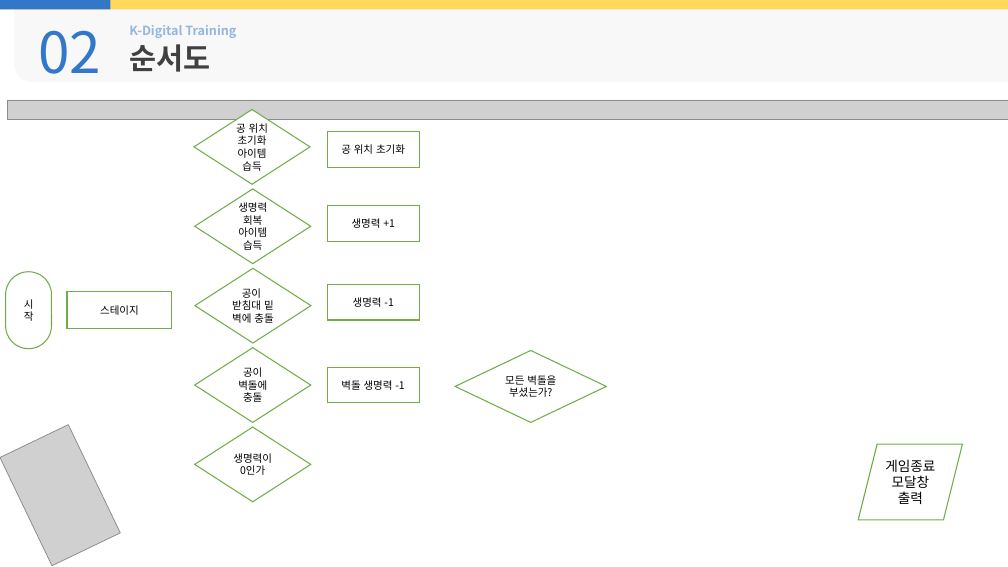
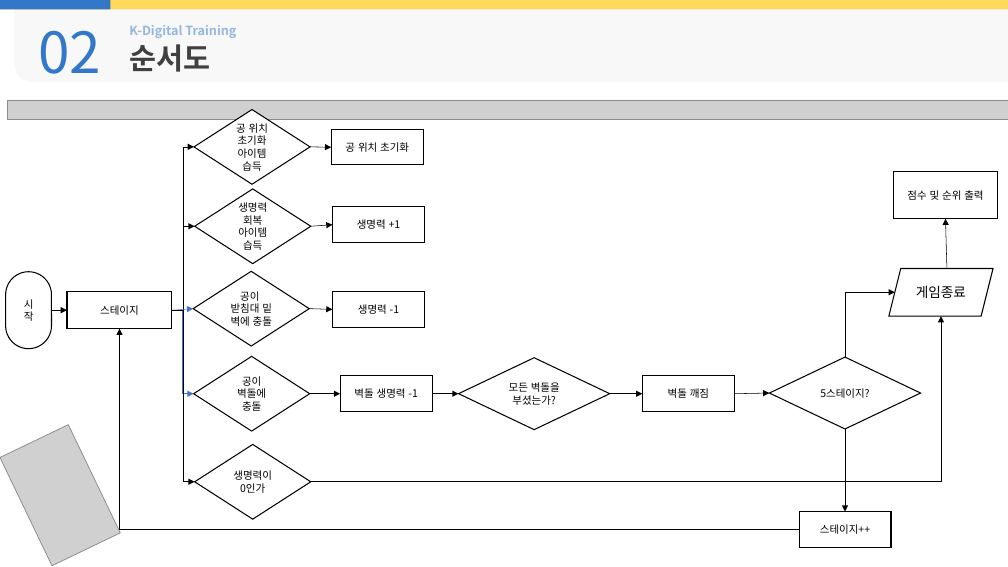
Before and after one commit to rudIsland/KDT_Project_1, a slide deck: slide 5 of 보고서/PPT/결과보고서_6조(벽돌깨기게임).pptx. Drawn at 1008x567 pixels with LibreOffice and Linux fonts; fonts in the diff are those of the drawing; grey boxes stand for pictures; background and template pictures are left out. Boxes give left, top, right and bottom in pixels: in the first picture for what was removed or moved away, otherwise in the second. Text is boxed around its words. In the diff, an @@ line names an element or a change of style, - is before the commit and + after.

Commit message:
ppt 1차 완성
순서도 및 게임화면사진 수정

```diff
--- a/보고서/PPT/결과보고서_6조(벽돌깨기게임).pptx
+++ b/보고서/PPT/결과보고서_6조(벽돌깨기게임).pptx
@@ elbow arrow added from (172, 310) to (194, 147), #000000 0.5 pt @@
@@ arrow added from (310, 147) to (331, 147), #000000 0.5 pt @@
@@ rectangle "공 위치 초기화": place and size @@
-rectangle "공 위치 초기화" at (327, 132, 420, 167)
+rectangle "공 위치 초기화" at (331, 129, 423, 165)
@@ rectangle added at (894, 171, 998, 219), fill #FFFFFF, outline #000000 1 pt, 10 pt, text #000000 @@
+점수 및 순위 출력
@@ rectangle "생명력 +1": place and size @@
-rectangle "생명력 +1" at (327, 206, 420, 241)
+rectangle "생명력 +1" at (333, 207, 425, 243)
@@ elbow arrow added from (172, 310) to (195, 226), #000000 0.5 pt @@
@@ arrow added from (311, 226) to (333, 225), #000000 0.5 pt @@
@@ arrow added from (948, 268) to (946, 219), #000000 0.5 pt @@
@@ outline #70AD47 1 pt to #000000 1 pt in 13 elements at (5, 271, 51, 349), (67, 292, 172, 329), (195, 189, 312, 264), (194, 110, 311, 185), (194, 271, 310, 346), (331, 129, 423, 165), (333, 207, 425, 243), (459, 358, 610, 430), (194, 356, 310, 431), (333, 292, 425, 327), (340, 376, 433, 411), (195, 445, 312, 520), (889, 268, 994, 316) @@
@@ parallelogram "게임종료": place and size @@
-parallelogram "게임종료" at (858, 445, 963, 520)
+parallelogram "게임종료" at (889, 268, 994, 316)
@@ rectangle "생명력 -1": place and size @@
-rectangle "생명력 -1" at (327, 284, 420, 320)
+rectangle "생명력 -1" at (333, 292, 425, 327)
@@ elbow arrow added from (845, 357) to (895, 293), #000000 0.5 pt @@
@@ text in parallelogram at (916, 285, 966, 298): text changed @@
-게임종료 모달창 출력
+게임종료
@@ arrow added from (51, 310) to (67, 310), #000000 0.5 pt @@
@@ elbow arrow added from (799, 529) to (119, 329), #000000 0.5 pt @@
@@ arrow added from (172, 310) to (194, 309), #4472C4 0.5 pt @@
@@ elbow arrow added from (172, 310) to (194, 394), #4472C4 0.5 pt @@
@@ elbow arrow added from (172, 310) to (195, 482), #000000 0.5 pt @@
@@ arrow added from (309, 309) to (333, 309), #000000 0.5 pt @@
@@ elbow arrow added from (311, 482) to (941, 316), #000000 0.5 pt @@
@@ diamond "공이": place and size @@
-diamond "공이" at (195, 348, 312, 423)
+diamond "공이" at (194, 356, 310, 431)
@@ diamond "모든 벽돌을 부셨는가?": place and size @@
-diamond "모든 벽돌을 부셨는가?" at (455, 351, 606, 423)
+diamond "모든 벽돌을 부셨는가?" at (459, 358, 610, 430)
@@ diamond added at (770, 357, 921, 429), fill #FFFFFF, outline #000000 1 pt, 10 pt, text #000000 @@
+5스테이지?
@@ rectangle "벽돌 생명력 -1": place and size @@
-rectangle "벽돌 생명력 -1" at (327, 368, 420, 403)
+rectangle "벽돌 생명력 -1" at (340, 376, 433, 411)
@@ rectangle added at (643, 376, 735, 411), fill #FFFFFF, outline #000000 1 pt, 10 pt, text #000000 @@
+벽돌 깨짐
@@ arrow added from (310, 394) to (340, 394), #000000 0.5 pt @@
@@ arrow added from (433, 394) to (459, 394), #000000 0.5 pt @@
@@ arrow added from (610, 394) to (643, 394), #000000 0.5 pt @@
@@ arrow added from (734, 394) to (770, 393), #000000 0.5 pt @@
@@ diamond "생명력이 0인가": place and size @@
-diamond "생명력이 0인가" at (195, 427, 312, 502)
+diamond "생명력이 0인가" at (195, 445, 312, 520)
@@ arrow added from (845, 429) to (845, 512), #000000 0.5 pt @@
@@ rectangle added at (799, 512, 892, 547), fill #FFFFFF, outline #000000 1 pt, 10 pt, text #000000 @@
+스테이지++
```
Also in this commit, not shown: 8 other slides changed, 2 slides added, 1 other file.
